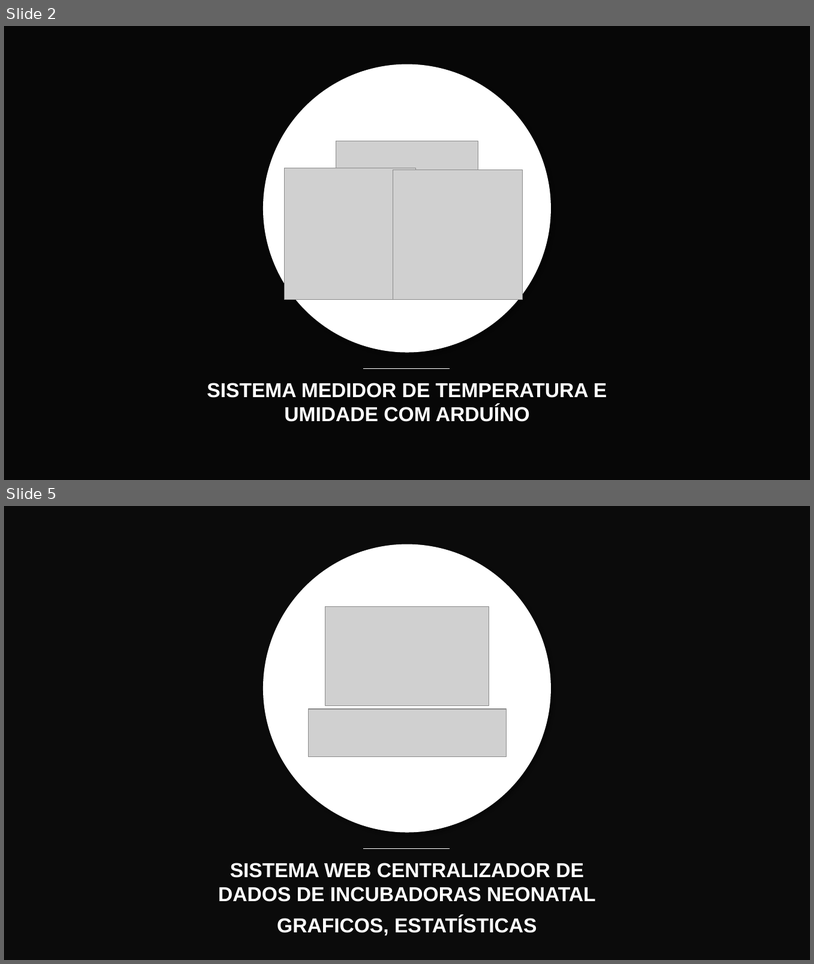
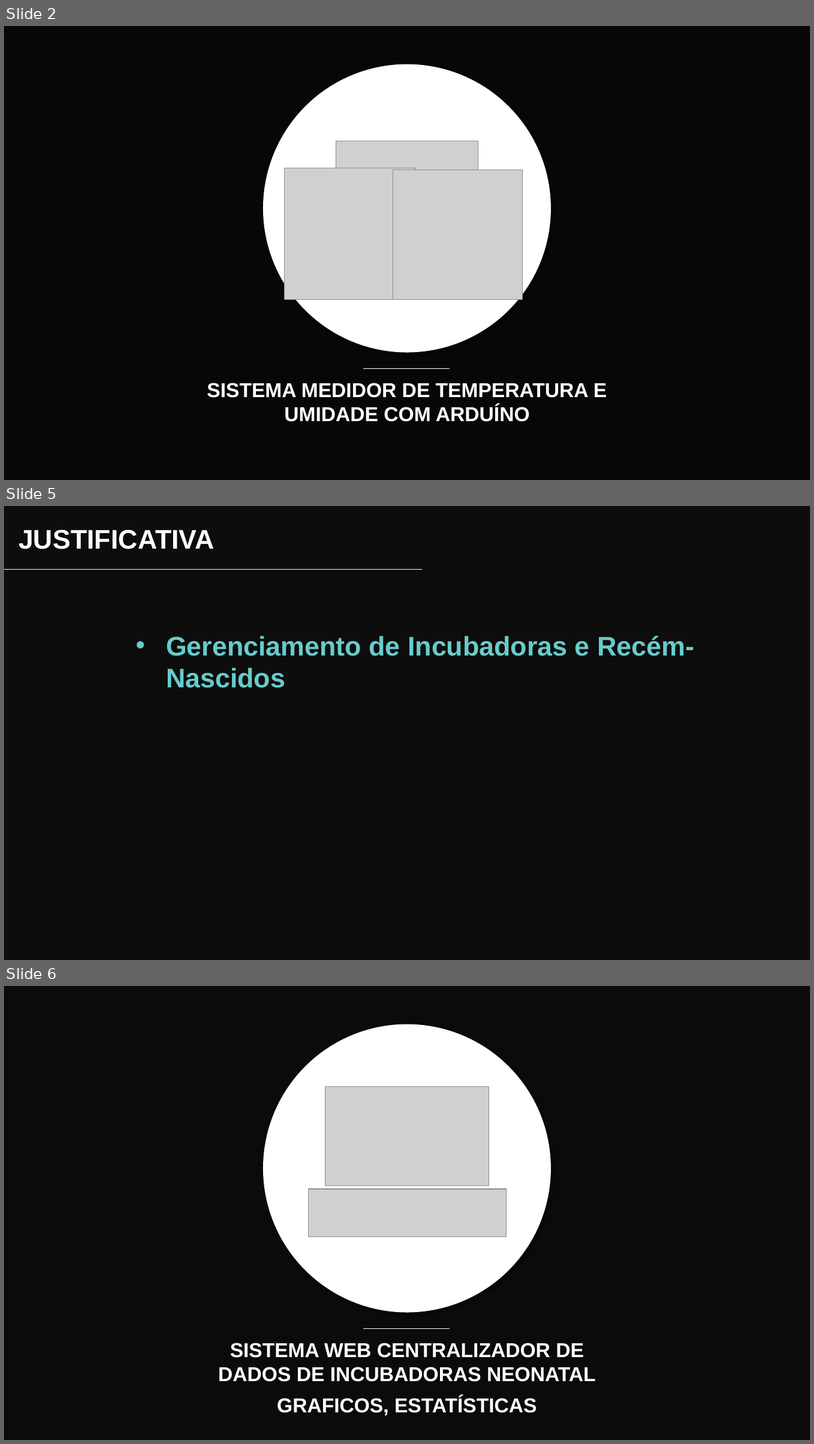
Before and after one commit to YudiG12/grupo-bandtec, a slide deck: Apresentação/inSensorSemFinal.pptx. Shown one above the other, each under a label of ours: slides 2 and 5 before the commit, slides 2, 5 and 6 after it; the slides between them are not shown. The pictures are 814x964 and 814x1444 pixels, drawn with LibreOffice and Linux fonts; fonts in the diff are those of the drawing; grey boxes stand for pictures; background and template pictures are left out. Boxes give left, top, right and bottom in pixels: in the first picture for what was removed or moved away, otherwise in the second. Text is boxed around its words. In the diff, an @@ line names an element or a change of style, - is before the commit and + after.

```diff
--- a/Apresentação/inSensorSemFinal.pptx
+++ b/Apresentação/inSensorSemFinal.pptx
@@ slide 5 added at box(4, 506, 810, 960), background picture (left out) @@
@@ rectangle added at box(4, 506, 805, 960), fill #0D0D0D at 87% opacity @@
@@ text added at box(18, 529, 215, 549), 32 pt, text #FFFFFF, bold @@
+JUSTIFICATIVA
@@ line added from (4, 569) to (423, 569), #FFFFFF 0.5 pt @@
@@ text added at box(166, 636, 695, 688), 32 pt, text #68CBCC, bold @@
+• Gerenciamento de Incubadoras e Recém-Nascidos
@@ what was slide 5 is now slide 6 @@
```
Also in this commit, not shown: 4 slides changed, 5 other files.
